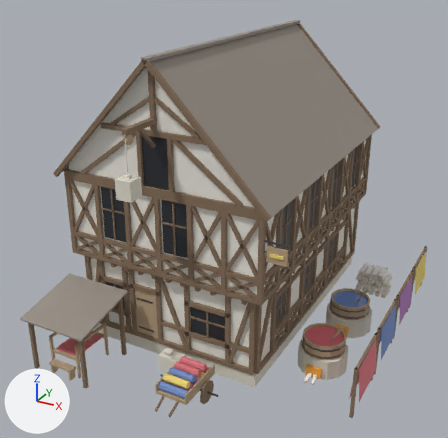
Before and after pictures for a commit that changed the glTF model public/models/house_weaver.glb.
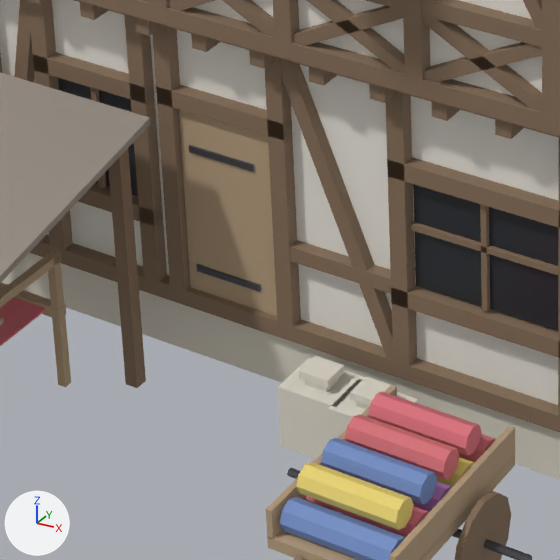
Each version appears first whole from a 50 mm camera at (12.17, -23.17, 15.41) aimed at (0.74, -2.39, 5.02), and next in a close-up on the part from 21% to 50% of the width and 60% to 90% of the height. The lights are fixed; the arrows at lower left show +X, +Y and +Z. The older version's two pictures come first. Vertices at exactly the same position are counted once.

The scene before the commit, as lines of its bpy script (objects in view):
```python
me_mesh_weaver = bpy.data.meshes.new('Mesh_Weaver')
me_mesh_weaver.from_pydata(...)  # 4660 vertices, 7078 faces; spans x -4.6..7.9, y -9.2..6.4, z 0.0..12.1
me_mesh_weaver.materials.append(mat_plasterwhite)  # white #efebe2
me_mesh_weaver.materials.append(mat_timberdark)  # brown #866f59
me_mesh_weaver.materials.append(mat_roofshingle)  # grey #999086
me_mesh_weaver.materials.append(mat_dyeindigo)  # blue #6f8bc8
me_mesh_weaver.materials.append(mat_dyemadder)  # pink #dd6f7c
me_mesh_weaver.materials.append(mat_clothindigo)  # blue #7690c8
me_mesh_weaver.materials.append(mat_clothmadder)  # pink #e17681
me_mesh_weaver.materials.append(mat_clothviolet)  # purple #b37cbc
me_mesh_weaver.materials.append(mat_clothgold)  # yellow #edd776
me_mesh_weaver.materials.append(mat_stonefieldstone)  # pale yellow #ddd7c8
me_mesh_weaver.materials.append(mat_fireorange)  # orange #f9aa3f
me_mesh_weaver.materials.append(mat_timberplank)  # beige #b8a081
me_mesh_weaver.materials.append(mat_floursack)  # white #e5dfd1
me_mesh_weaver.materials.append(mat_glassdark)  # dark grey #292d32
me_mesh_weaver.materials.append(mat_ironwrought)  # dark grey #616169
me_mesh_weaver.materials.append(mat_birchbark)  # white #eceae5
me_mesh_weaver.materials.append(mat_woodendgrain)  # beige #e1d3b5
me_mesh_weaver.materials.append(mat_clothred)  # pink #dd767c
ob_houseweaver = bpy.data.objects.new('HouseWeaver', me_mesh_weaver)
ob_houseweaver.location = (0.0, 0.0, 0.0)
```
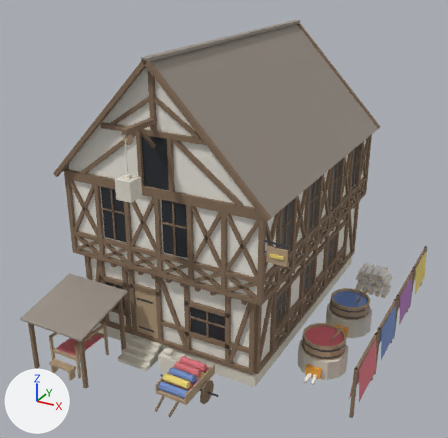
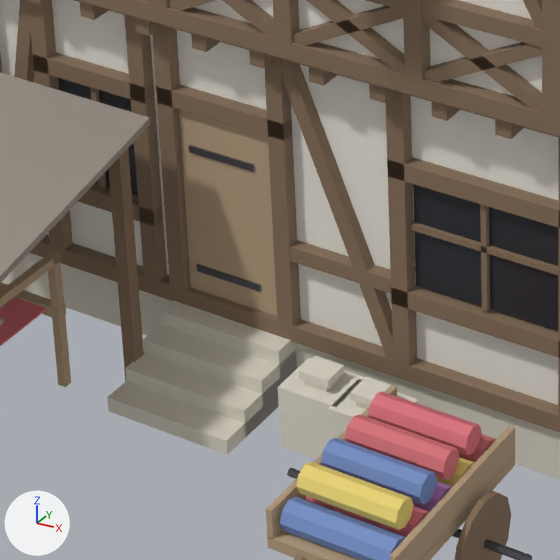
Where the change shows, as pixel boxes (x1, y1, x2, y2) in the close-ups (560 x 560 px):
part 1 of me_mesh_weaver, added (pale yellow)
    after: (107, 300, 297, 455)

What the commit changed:
me_mesh_weaver is used by ob_houseweaver; location (0.0, 0.0, 0.0).
me_mesh_weaver had 4660 vertices, 7078 faces and spanned x -4.6..7.9, y -9.2..6.4, z 0.0..12.1.
me_mesh_weaver now has 4686 vertices, 7126 faces and spans x -4.6..7.9, y -9.2..6.4, z 0.0..12.1.
me_mesh_weaver part 1: a new loose piece of 26 vertices spanning x -1.6..-0.2, y -7.0..-5.8, z 0.0..0.6, in mat_stonefieldstone (pale yellow #ddd7c8).
